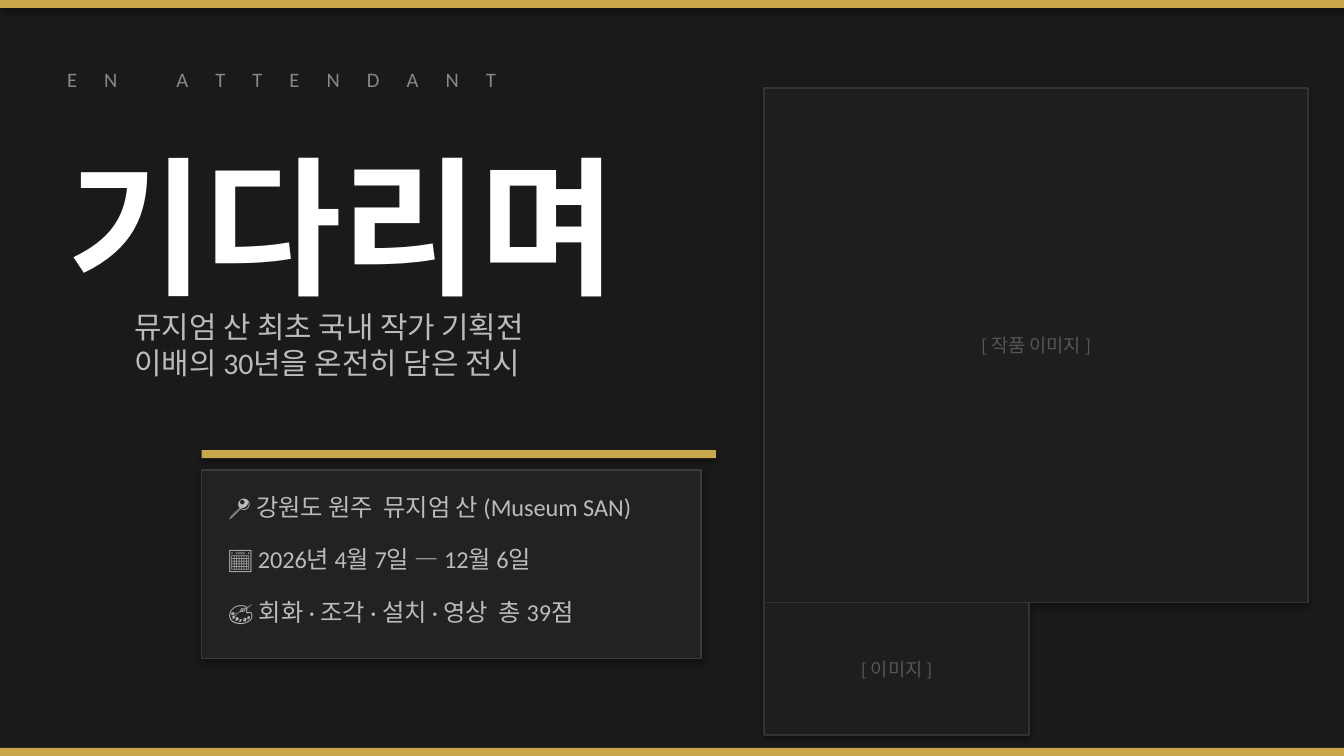
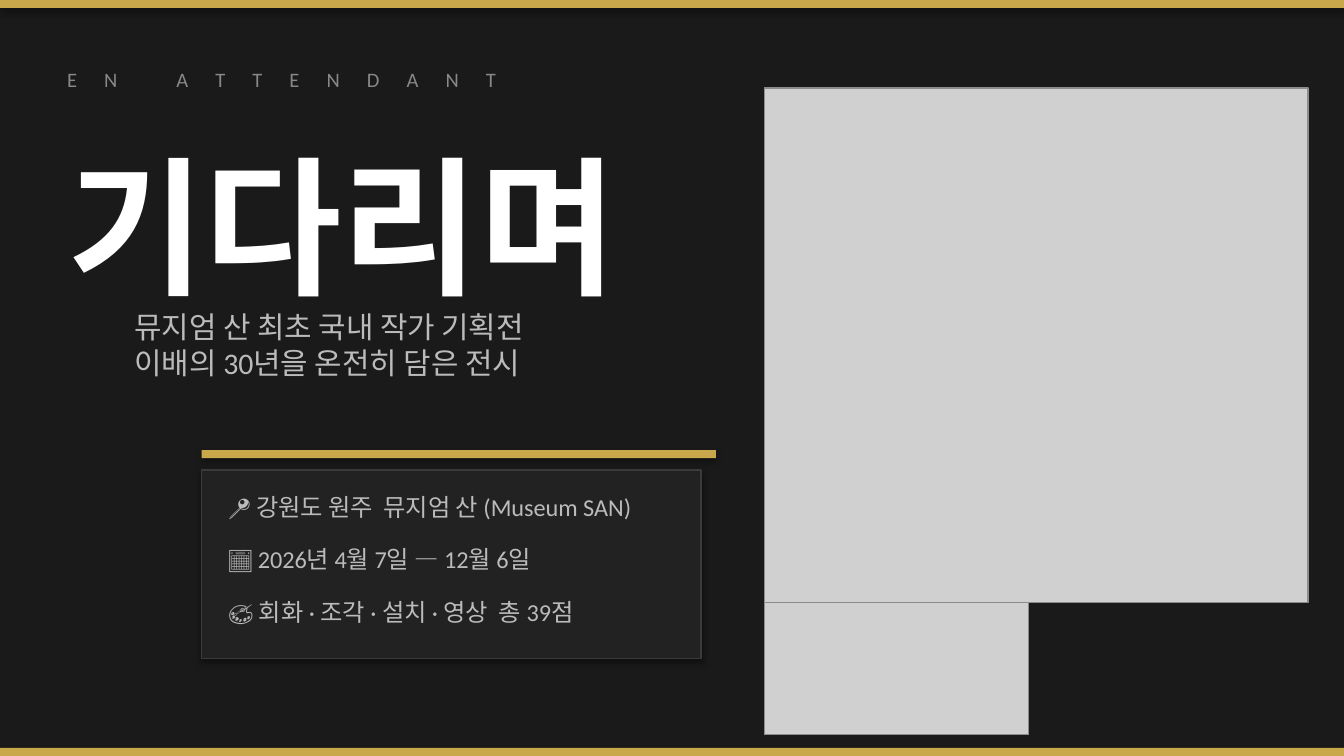
Before and after one commit to charlestour/-, a slide deck: slide 6 of leebae_docent_final.pptx. Drawn at 1344x756 pixels with LibreOffice and Linux fonts; fonts in the diff are those of the drawing; grey boxes stand for pictures. Boxes give left, top, right and bottom in pixels: in the first picture for what was removed or moved away, otherwise in the second. Text is boxed around its words. In the diff, an @@ line names an element or a change of style, - is before the commit and + after.

```diff
--- a/leebae_docent_final.pptx
+++ b/leebae_docent_final.pptx
@@ rectangle removed at bbox=[765, 89, 1309, 603] @@
@@ picture added at bbox=[765, 89, 1309, 603] @@
@@ text removed at bbox=[991, 337, 1081, 353] @@
-[ 작품 이미지 ]
@@ rectangle removed at bbox=[765, 602, 1030, 734] @@
@@ picture added at bbox=[765, 602, 1030, 734] @@
@@ text removed at bbox=[871, 661, 922, 677] @@
-[ 이미지 ]
```
Also in this commit, not shown: 5 other slides changed, 9 other files.
